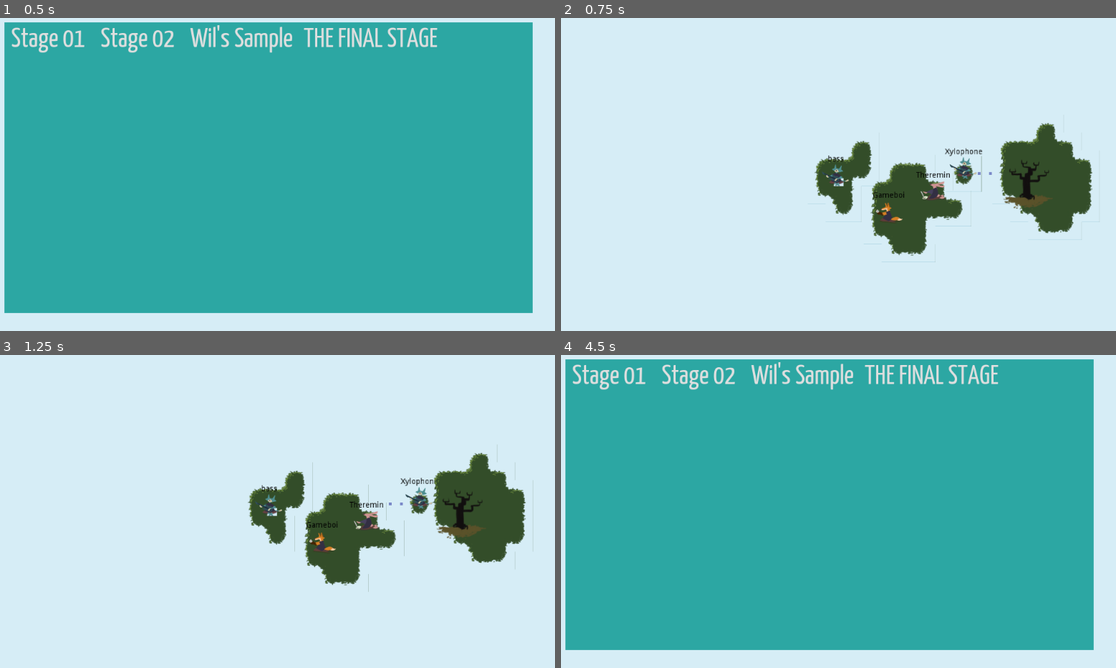
Above: before the commit, frames 1-4 (two rows, left to right).
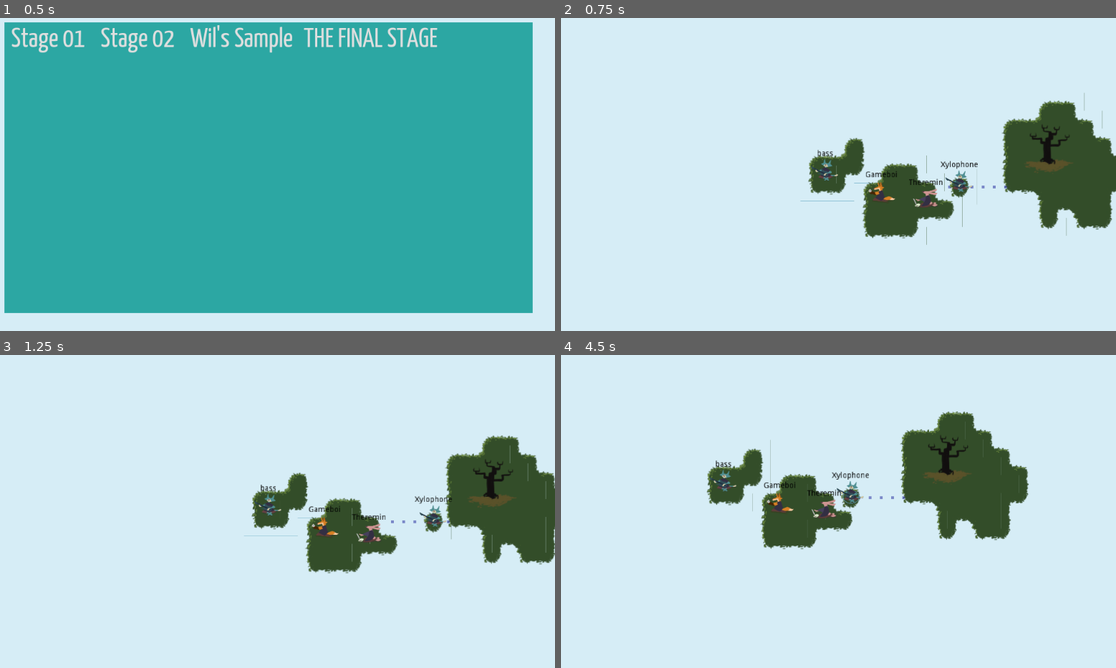
Above: after the commit, the same moments.

Repository: uspgamedev/skyjammers
Game: Godot game, scene res://menus/stage-selector/main.tscn
Two runs of this game, one before a commit and one after it. Both use one fixed random seed, a clock stepped at 60 frames per second and the inputs below. Sound files missing from this copy of the repository are replaced by a short silence.
Inputs:
- Up to frame 1 (0.5 s): no input
- Up to frame 2 (0.75 s): click "Stage 01" at 0.5 s
- Up to frame 3 (1.25 s): no input
- Up to frame 4 (4.5 s): tap Enter (ui_accept) at 1.25, 1.52, 2.27, 3.77 s; hold Space (action_play) 1.28-2.03 s; tap Space (action_play) at 2.1, 3.6 s; hold Space (action_play) 2.78-3.53 s; hold Space (action_play) from 4.28 s (still down)

Frame 1 is identical in both runs. In frame 2, 8.0% of the frame differs, in the area x 43-100%, y 24-79%; in frame 3, 7.5%; in frame 4, 88%, in the area x 0-96%, y 1-95%.

Commit message:
Remake stage 01

Diff:
--- a/game/goal/Goal.tscn
+++ b/game/goal/Goal.tscn
@@ -7,7 +7,7 @@
 custom_solver_bias = 0.0
 radius = 10.0
 
-[node name="Goal" type="KinematicBody2D" index="0" groups=[
+[node name="Goal" type="KinematicBody2D" groups=[
 "goal",
 ]]
 
@@ -18,6 +18,7 @@
 
 [node name="Sprite" type="Sprite" parent="." index="0"]
 
+position = Vector2( 0, -57 )
 texture = ExtResource( 1 )
 
 [node name="CollisionShape2D" type="CollisionShape2D" parent="." index="1"]
--- a/game/menus/stage-selector/main.tscn
+++ b/game/menus/stage-selector/main.tscn
@@ -2,12 +2,12 @@
 
 [ext_resource path="res://menus/theme.tres" type="Theme" id=1]
 [ext_resource path="res://menus/stage-selector/button.tscn" type="PackedScene" id=2]
-[ext_resource path="res://stages/first_stage_take1.tscn" type="PackedScene" id=3]
+[ext_resource path="res://stages/stage01.tscn" type="PackedScene" id=3]
 [ext_resource path="res://stages/second_stage_take1.tscn" type="PackedScene" id=4]
 [ext_resource path="res://stages/sample/sample.tscn" type="PackedScene" id=5]
 [ext_resource path="res://test/TheFinalStage.tscn" type="PackedScene" id=6]
 
-[node name="StageSelector" type="Control"]
+[node name="StageSelector" type="Control" index="0"]
 
 anchor_left = 0.0
 anchor_top = 0.0
--- a/game/stages/base.tscn
+++ b/game/stages/base.tscn
@@ -12,10 +12,6 @@
 [node name="Input" parent="." index="0" instance=ExtResource( 2 )]
 
 [node name="Instruments" type="Node2D" parent="." index="1"]
-
-__meta__ = {
-"_edit_lock_": true
-}
 
 [node name="Paths" type="Node2D" parent="." index="2"]
 
--- a/game/stages/first_stage_take1.tscn
+++ /dev/null
@@ -1,121 +0,0 @@
-[gd_scene load_steps=12 format=2]
-
-[ext_resource path="res://stages/base.gd" type="Script" id=1]
-[ext_resource path="res://input/input.tscn" type="PackedScene" id=2]
-[ext_resource path="res://Movement/PathManager.tscn" type="PackedScene" id=3]
-[ext_resource path="res://islands/Island.tscn" type="PackedScene" id=4]
-[ext_resource path="res://Instruments/Xylophone/Xylophone.tscn" type="PackedScene" id=5]
-[ext_resource path="res://Instruments/Bass/Bass.tscn" type="PackedScene" id=6]
-[ext_resource path="res://Instruments/GameBoy/Gameboy.tscn" type="PackedScene" id=7]
-[ext_resource path="res://Instruments/Theremin/Theremin.tscn" type="PackedScene" id=8]
-[ext_resource path="res://goal/Goal.tscn" type="PackedScene" id=9]
-[ext_resource path="res://audio/AudioManager.tscn" type="PackedScene" id=10]
-
-[sub_resource type="Curve2D" id=1]
-
-bake_interval = 5.0
-_data = {
-"points": PoolVector2Array( 0, 0, 0, 0, 280, 60, 0, 0, 0, 0, 360, 60 )
-}
-
-[node name="Stage" type="Node2D" index="0"]
-
-script = ExtResource( 1 )
-initial_bard_path = NodePath("Instruments/Island/Bass")
-
-[node name="Input" parent="." index="0" instance=ExtResource( 2 )]
-
-[node name="Instruments" type="Node2D" parent="." index="1"]
-
-__meta__ = {
-"_edit_group_": true,
-"_edit_lock_": true
-}
-
-[node name="Path2D" parent="Instruments" index="0" instance=ExtResource( 3 )]
-
-position = Vector2( -40, -30 )
-curve = SubResource( 1 )
-
-[node name="PathFollow2D" parent="Instruments/Path2D" index="0"]
-
-position = Vector2( 280, 60 )
-
-[node name="Island" parent="Instruments/Path2D/PathFollow2D" index="0" instance=ExtResource( 4 )]
-
-tile_data = PoolIntArray( -1, 0, 0, -65536, 3, 0, 65535, 12, 0, 0, 15, 0 )
-
-[node name="Xylophone" parent="Instruments/Path2D/PathFollow2D/Island" index="0" instance=ExtResource( 5 )]
-
-position = Vector2( 0, -10 )
-
-[node name="Island" parent="Instruments" index="1" instance=ExtResource( 4 )]
-
-position = Vector2( 40, 20 )
-tile_data = PoolIntArray( -131072, 0, 0, -131071, 3, 0, -2, 0, 0, -1, 1, 0, -65536, 31, 0, -65535, 7, 0, 65534, 8, 0, 65535, 16, 0, 0, 16, 0, 1, 15, 0, 131070, 12, 0, 131071, 19, 0, 65536, 11, 0, 196607, 12, 0, 131072, 15, 0 )
-
-[node name="Bass" parent="Instruments/Island" index="0" instance=ExtResource( 6 )]
-
-position = Vector2( -14, 13 )
-
-[node name="Island2" parent="Instruments" index="2" instance=ExtResource( 4 )]
-
-position = Vector2( 140, 60 )
-tile_data = PoolIntArray( -65537, 0, 0, -131072, 1, 0, -131071, 3, 0, -2, 0, 0, -1, 31, 0, -65536, 6, 0, -65535, 28, 0, -65534, 3, 0, 65534, 4, 0, 65535, 10, 0, 0, 10, 0, 1, 10, 0, 2, 28, 0, 3, 3, 0, 131070, 8, 0, 131071, 6, 0, 65536, 6, 0, 65537, 16, 0, 65538, 14, 0, 65539, 15, 0, 196606, 12, 0, 196607, 19, 0, 131072, 6, 0, 131073, 20, 0, 262143, 12, 0, 196608, 14, 0, 196609, 15, 0 )
-
-[node name="Gameboy" parent="Instruments/Island2" index="0" instance=ExtResource( 7 )]
-
-position = Vector2( -20, 40 )
-
-[node name="Theremin" parent="Instruments/Island2" index="1" instance=ExtResource( 8 )]
-
-position = Vector2( 60, 0 )
-
-[node name="Island3" parent="Instruments" index="3" instance=ExtResource( 4 )]
-
-position = Vector2( 370, 20 )
-tile_data = PoolIntArray( -196608, 0, 0, -196607, 3, 0, -65538, 0, 0, -65537, 2, 0, -131072, 31, 0, -131071, 28, 0, -131070, 3, 0, -2, 4, 0, -1, 10, 0, -65536, 10, 0, -65535, 10, 0, -65534, 28, 0, -65533, 3, 0, 65534, 8, 0, 65535, 10, 0, 0, 10, 0, 1, 10, 0, 2, 10, 0, 3, 7, 0, 131070, 12, 0, 131071, 19, 0, 65536, 10, 0, 65537, 10, 0, 65538, 10, 0, 65539, 11, 0, 196607, 12, 0, 131072, 19, 0, 131073, 10, 0, 131074, 16, 0, 131075, 15, 0, 196608, 12, 0, 196609, 13, 0, 196610, 15, 0 )
-
-[node name="Goal" parent="Instruments/Island3" index="0" instance=ExtResource( 9 )]
-
-[node name="Paths" type="Node2D" parent="." index="2"]
-
-__meta__ = {
-"_edit_lock_": true
-}
-
-[node name="Camera2D" type="Camera2D" parent="." index="3"]
-
-anchor_mode = 1
-rotating = false
-current = true
-zoom = Vector2( 1, 1 )
-limit_left = -10000000
-limit_top = -10000000
-limit_right = 10000000
-limit_bottom = 10000000
-limit_smoothed = false
-drag_margin_h_enabled = false
-drag_margin_v_enabled = false
-smoothing_enabled = true
-smoothing_speed = 5.0
-offset_v = 0.0
-offset_h = 0.0
-drag_margin_left = 0.2
-drag_margin_top = 0.2
-drag_margin_right = 0.2
-drag_margin_bottom = 0.2
-editor_draw_screen = true
-editor_draw_limits = false
-editor_draw_drag_margin = false
-_sections_unfolded = [ "Limit", "Smoothing" ]
-__meta__ = {
-"_edit_lock_": true
-}
-
-[node name="AudioManager" parent="." index="4" instance=ExtResource( 10 )]
-
-[connection signal="played" from="Input" to="." method="_on_Input_played"]
-
-
-[editable path="Instruments/Path2D"]
--- /dev/null
+++ b/game/stages/stage01.tscn
@@ -0,0 +1,72 @@
+[gd_scene load_steps=10 format=2]
+
+[ext_resource path="res://stages/base.tscn" type="PackedScene" id=1]
+[ext_resource path="res://islands/Island.tscn" type="PackedScene" id=2]
+[ext_resource path="res://Instruments/Bass/Bass.tscn" type="PackedScene" id=3]
+[ext_resource path="res://Instruments/GameBoy/Gameboy.tscn" type="PackedScene" id=4]
+[ext_resource path="res://Instruments/Theremin/Theremin.tscn" type="PackedScene" id=5]
+[ext_resource path="res://goal/Goal.tscn" type="PackedScene" id=6]
+[ext_resource path="res://Movement/PathManager.tscn" type="PackedScene" id=7]
+[ext_resource path="res://Instruments/Xylophone/Xylophone.tscn" type="PackedScene" id=8]
+
+[sub_resource type="Curve2D" id=1]
+
+resource_local_to_scene = true
+bake_interval = 5.0
+_data = {
+"points": PoolVector2Array( 0, 0, 0, 0, -70, 20, 0, 0, 0, 0, 40, 20 )
+}
+_sections_unfolded = [ "Resource" ]
+
+[node name="Stage" instance=ExtResource( 1 )]
+
+initial_bard_path = NodePath("Instruments/Island/Bass")
+
+[node name="Island" parent="Instruments" index="0" instance=ExtResource( 2 )]
+
+position = Vector2( 0.663422, 1.32684 )
+tile_data = PoolIntArray( -131072, 0, 0, -131071, 3, 0, -2, 0, 0, -1, 1, 0, -65536, 31, 0, -65535, 7, 0, 65534, 4, 0, 65535, 5, 0, 0, 16, 0, 1, 15, 0, 131070, 12, 0, 131071, 14, 0, 65536, 15, 0 )
+
+[node name="Bass" parent="Instruments/Island" index="0" instance=ExtResource( 3 )]
+
+position = Vector2( -20.6634, 8.67316 )
+
+[node name="Island2" parent="Instruments" index="1" instance=ExtResource( 2 )]
+
+position = Vector2( 130, 80 )
+tile_data = PoolIntArray( -131074, 0, 0, -131073, 1, 0, -196608, 3, 0, -65539, 0, 0, -65538, 31, 0, -65537, 5, 0, -131072, 28, 0, -131071, 3, 0, -3, 4, 0, -2, 5, 0, -1, 5, 0, -65536, 5, 0, -65535, 28, 0, -65534, 3, 0, 65533, 8, 0, 65534, 5, 0, 65535, 5, 0, 0, 16, 0, 1, 14, 0, 2, 15, 0, 131069, 12, 0, 131070, 14, 0, 131071, 14, 0, 65536, 15, 0 )
+
+[node name="Gameboy" parent="Instruments/Island2" index="0" instance=ExtResource( 4 )]
+
+position = Vector2( -50, -30 )
+
+[node name="Theremin" parent="Instruments/Island2" index="1" instance=ExtResource( 5 )]
+
+position = Vector2( 30, -20 )
+
+[node name="Island3" parent="Instruments" index="2" instance=ExtResource( 2 )]
+
+position = Vector2( 380, 0 )
+tile_data = PoolIntArray( -196609, 0, 0, -262144, 1, 0, -262143, 3, 0, -131075, 0, 0, -131074, 1, 0, -131073, 31, 0, -196608, 5, 0, -196607, 28, 0, -196606, 3, 0, -65539, 8, 0, -65538, 5, 0, -65537, 5, 0, -131072, 5, 0, -131071, 5, 0, -131070, 28, 0, -131069, 3, 0, -3, 4, 0, -2, 5, 0, -1, 5, 0, -65536, 5, 0, -65535, 5, 0, -65534, 5, 0, -65533, 28, 0, -65532, 3, 0, 65533, 8, 0, 65534, 5, 0, 65535, 5, 0, 0, 5, 0, 1, 5, 0, 2, 5, 0, 3, 5, 0, 4, 24, 0, 131069, 12, 0, 131070, 14, 0, 131071, 19, 0, 65536, 5, 0, 65537, 5, 0, 65538, 5, 0, 65539, 16, 0, 65540, 15, 0, 196607, 8, 0, 131072, 16, 0, 131073, 19, 0, 131074, 5, 0, 131075, 24, 0, 262143, 12, 0, 196608, 15, 0, 196609, 12, 0, 196610, 14, 0, 196611, 15, 0 )
+
+[node name="Goal" parent="Instruments/Island3" index="0" instance=ExtResource( 6 )]
+
+[node name="Path2D" parent="Instruments" index="3" instance=ExtResource( 7 )]
+
+position = Vector2( 270, 20 )
+curve = SubResource( 1 )
+
+[node name="PathFollow2D" parent="Instruments/Path2D" index="0"]
+
+position = Vector2( -50, 20 )
+
+[node name="Island" parent="Instruments/Path2D/PathFollow2D" index="0" instance=ExtResource( 2 )]
+
+tile_data = PoolIntArray( -1, 0, 0, -65536, 3, 0, 65535, 12, 0, 0, 15, 0 )
+
+[node name="Xylophone" parent="Instruments/Path2D/PathFollow2D/Island" index="0" instance=ExtResource( 8 )]
+
+position = Vector2( 0, -10 )
+
+
+[editable path="Instruments/Path2D"]
